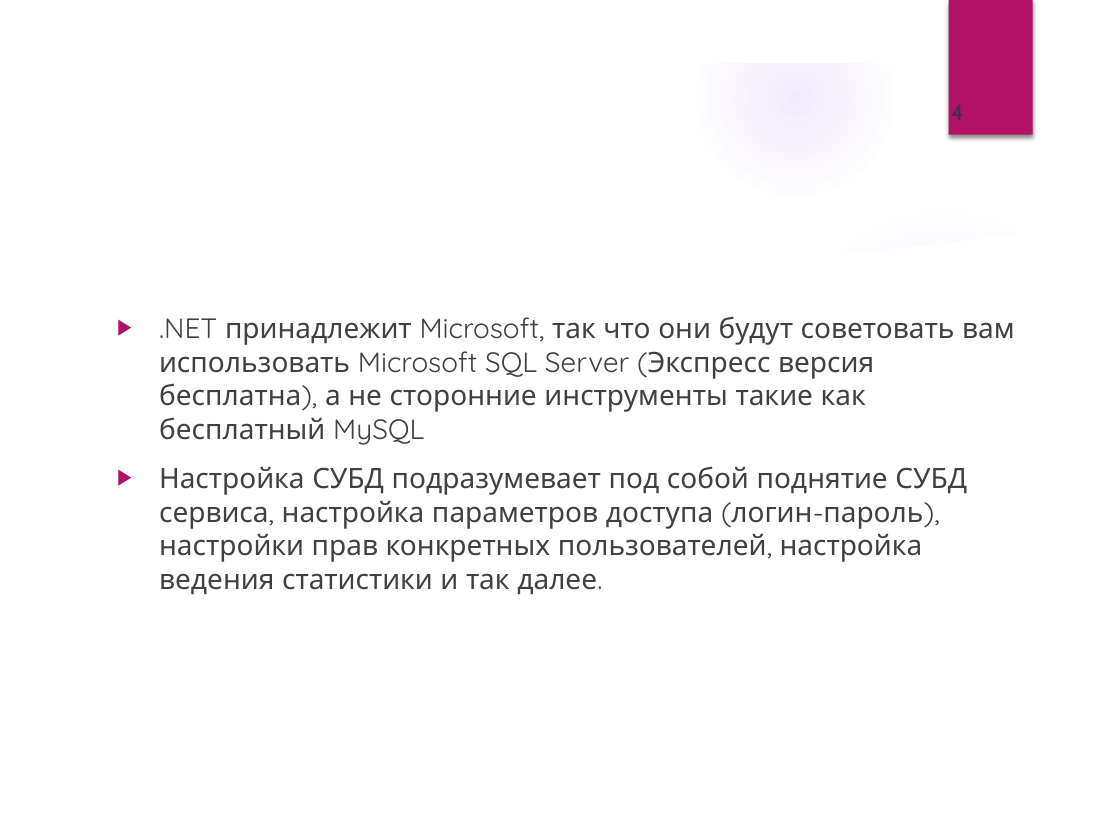
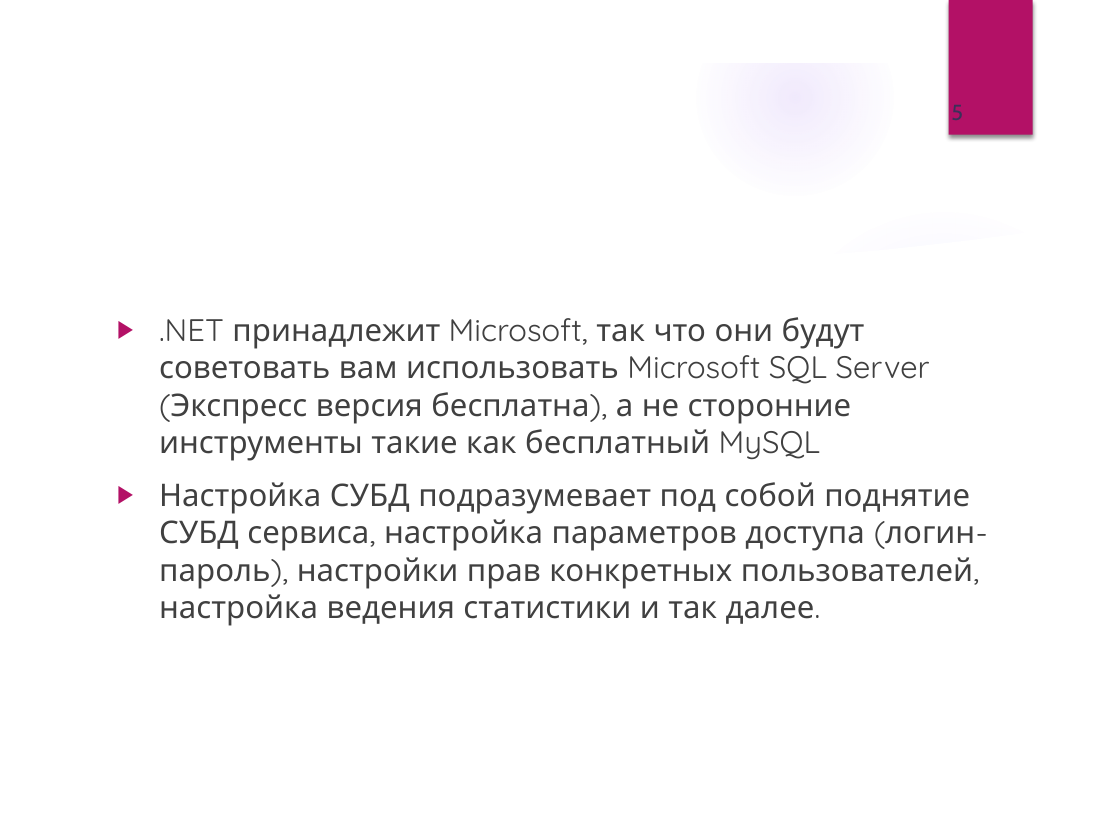
Before and after one commit to Alfredovec/LecturesDotNet, a slide deck: slide 5 of 04Connect.pptx (slide 4 before the commit). Drawn at 1120x840 pixels with LibreOffice and Linux fonts; fonts in the diff are those of the drawing; background and template pictures are left out. Boxes give left, top, right and bottom in pixels: in the first picture for what was removed or moved away, otherwise in the second. Text is boxed around its words. In the diff, an @@ line names an element or a change of style, - is before the commit and + after.

```diff
--- a/04Connect.pptx
+++ b/04Connect.pptx
@@ page number at [951,105,963,120]: text changed @@
-4
+5
@@ text ".NET принадлежит Microsoft, так что ..." at [159,317,975,626]: size 18 to 20 pt @@
```
Also in this commit, not shown: 5 other slides changed, 9 slides added, 1 slide removed, 9 other files.
